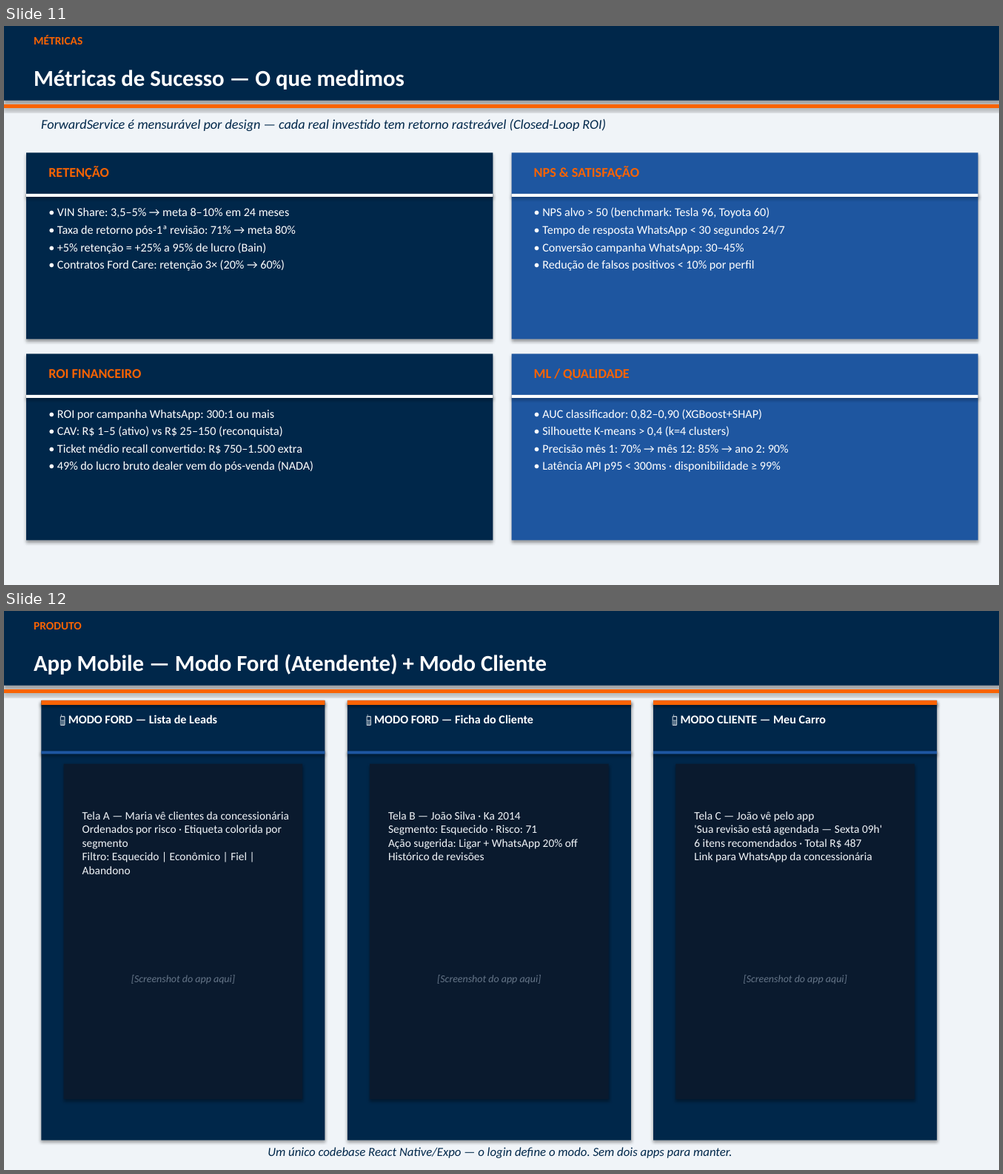
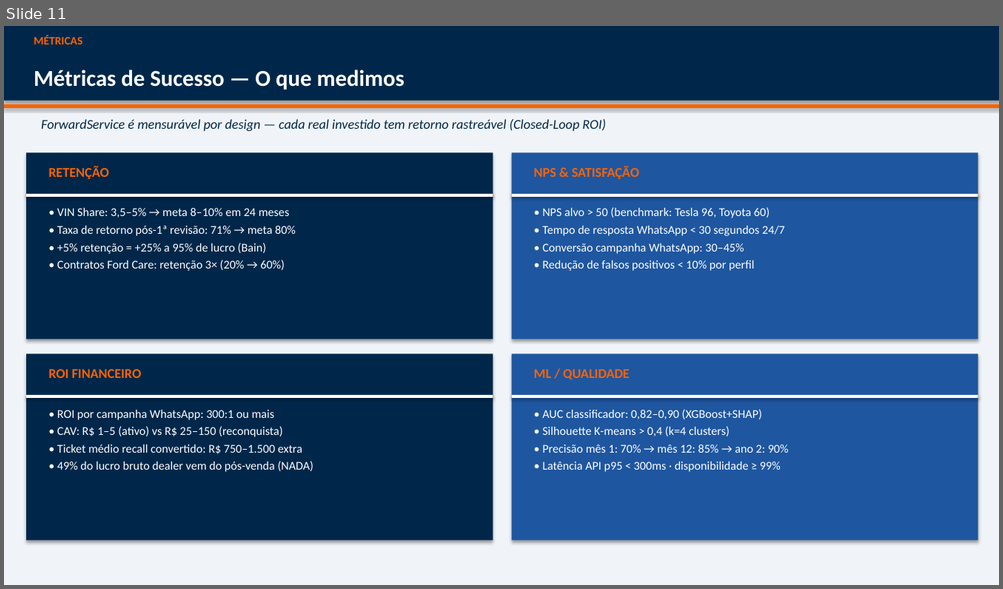
Before and after one commit to fwd-ford/forward-docs, a slide deck: academic/pitch/PITCH.pptx. Shown one above the other, each under a label of ours: slides 11 and 12 before the commit, slide 11 after it. The pictures are 1003x1174 and 1003x589 pixels, drawn with LibreOffice and Linux fonts; fonts in the diff are those of the drawing. Boxes give left, top, right and bottom in pixels: in the first picture for what was removed or moved away, otherwise in the second. Text is boxed around its words. In the diff, an @@ line names an element or a change of style, - is before the commit and + after.

Commit message:
QA Sprint 1 v2: nomes/RMs reais + slides Canvas, Quadro de Valor e TOGAF
PITCH.pptx: 16 slides. Adicionados slides 12 (Canvas resumo),
13 (Quadro de Valor), 14 (TOGAF 6 vistas PNG embutidas).
Nomes reais: Joao Victor Franco RM556790, Lucca Borges RM554608,
Ruan Melo RM557599, Rodrigo Jimenez RM558148. Removidos apelidos.
CANVAS.html, QUADRO_DE_VALOR.html, LINK.md atualizados.

```diff
--- a/academic/pitch/PITCH.pptx
+++ b/academic/pitch/PITCH.pptx
@@ slide 12 removed at [4,611,999,1170], background #FFFFFF @@
@@ rectangle removed at [4,611,999,1170] @@
@@ rectangle removed at [4,611,999,686] @@
@@ text removed at [34,622,82,629] @@
-PRODUTO
@@ text removed at [34,654,546,675] @@
-App Mobile — Modo Ford (Atendente) + Modo Cliente
@@ rectangle removed at [4,689,999,693] @@
@@ rectangle removed at [41,701,325,1141] @@
@@ rectangle removed at [41,701,325,705] @@
@@ text removed at [68,715,217,723] @@
-📱 MODO FORD — Lista de Leads
@@ rectangle removed at [347,701,631,1141] @@
@@ rectangle removed at [347,701,631,705] @@
@@ text removed at [374,715,533,723] @@
-📱 MODO FORD — Ficha do Cliente
@@ rectangle removed at [653,701,936,1141] @@
@@ rectangle removed at [653,701,936,705] @@
@@ text removed at [680,715,825,723] @@
-📱 MODO CLIENTE — Meu Carro
@@ rectangle removed at [41,752,325,755] @@
@@ rectangle removed at [64,764,302,1099] @@
@@ rectangle removed at [347,752,631,755] @@
@@ rectangle removed at [370,764,609,1099] @@
@@ rectangle removed at [653,752,936,755] @@
@@ rectangle removed at [675,764,914,1099] @@
@@ text removed at [82,812,289,874] @@
-Tela A — Maria vê clientes da concessionária
-Ordenados por risco · Etiqueta colorida por segmento
-Filtro: Esquecido | Econômico | Fiel | Abandono
@@ text removed at [388,812,578,860] @@
-Tela B — João Silva · Ka 2014
-Segmento: Esquecido · Risco: 71
-Ação sugerida: Ligar + WhatsApp 20% off
-Histórico de revisões
@@ text removed at [694,812,882,863] @@
-Tela C — João vê pelo app
-'Sua revisão está agendada — Sexta 09h'
-6 itens recomendados · Total R$ 487
-Link para WhatsApp da concessionária
@@ text removed at [131,975,235,984] @@
-[Screenshot do app aqui]
@@ text removed at [437,975,541,984] @@
-[Screenshot do app aqui]
@@ text removed at [743,975,847,984] @@
-[Screenshot do app aqui]
@@ text removed at [267,1147,731,1159] @@
-Um único codebase React Native/Expo — o login define o modo. Sem dois apps para manter.
```
Also in this commit, not shown: 4 slides changed, 3 slides added, 1 other slide removed, 4 other files.
